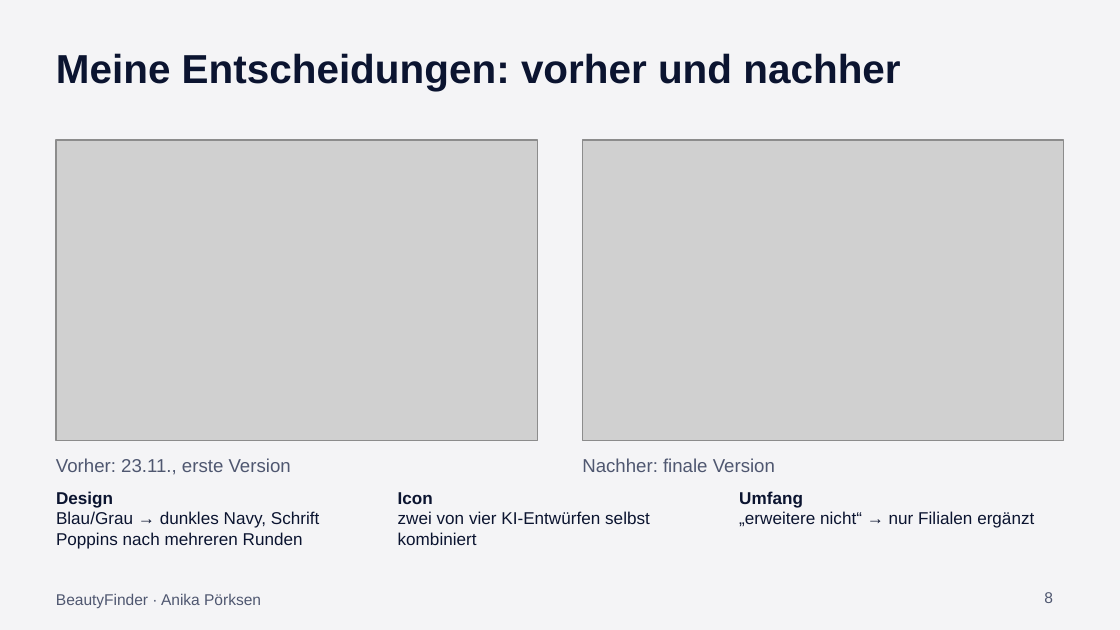
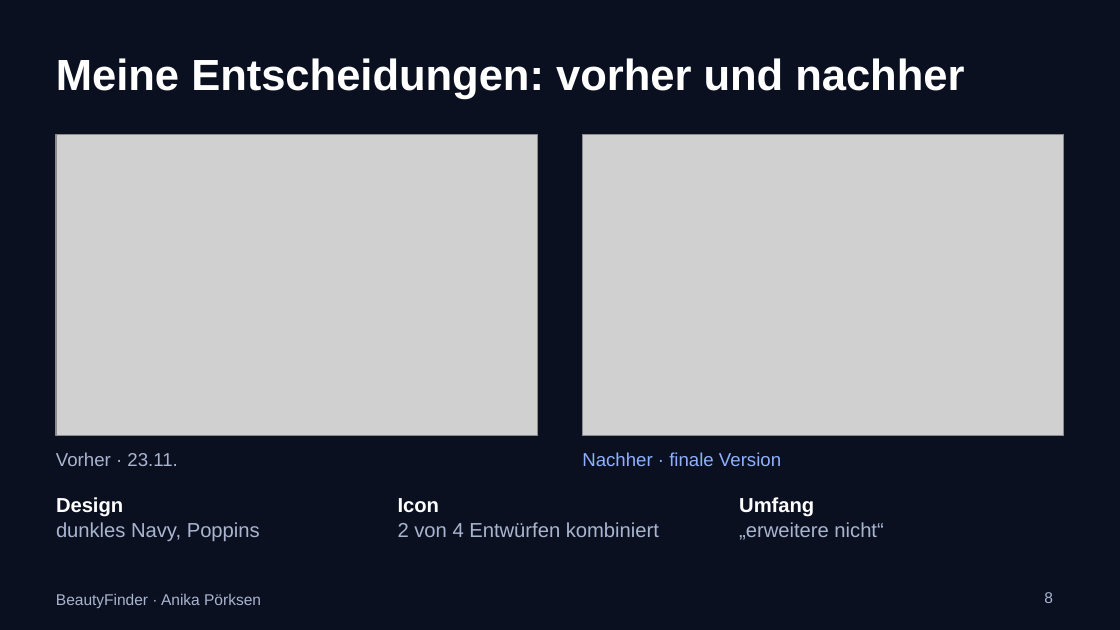
Before and after one commit to anikaprksn/Digitale-WElten, a slide deck: slide 8 of abgabe/Praesentation_BeautyFinder.pptx. Drawn at 1120x630 pixels with LibreOffice and Linux fonts; fonts in the diff are those of the drawing; grey boxes stand for pictures. Boxes give left, top, right and bottom in pixels: in the first picture for what was removed or moved away, otherwise in the second. Text is boxed around its words. In the diff, an @@ line names an element or a change of style, - is before the commit and + after.

```diff
--- a/abgabe/Praesentation_BeautyFinder.pptx
+++ b/abgabe/Praesentation_BeautyFinder.pptx
@@ background #F4F4F6 to #0A1020 @@
@@ text "Meine Entscheidungen: vorher und nachher" at bbox=[56, 58, 964, 99]: size 26 to 28 pt, text colour #0B1430 to #FFFFFF @@
@@ picture: place and size @@
-picture at bbox=[56, 140, 538, 441]
+picture at bbox=[56, 134, 538, 436]
@@ picture: place and size @@
-picture at bbox=[582, 140, 1064, 441]
+picture at bbox=[582, 134, 1064, 436]
@@ text at bbox=[56, 452, 177, 466]: text changed; text colour #4F5770 to #A9B4CF @@
-Vorher: 23.11., erste Version
+Vorher · 23.11.
@@ text at bbox=[582, 452, 781, 466]: text changed; text colour #4F5770 to #8FB0FF @@
-Nachher: finale Version
+Nachher · finale Version
@@ text at bbox=[56, 497, 123, 517]: size 11 to 13 pt, text colour #0B1430 to #FFFFFF in "Design" @@
@@ text at bbox=[398, 498, 439, 513]: size 11 to 13 pt, text colour #0B1430 to #FFFFFF in "Icon" @@
@@ text at bbox=[739, 497, 814, 517]: size 11 to 13 pt, text colour #0B1430 to #FFFFFF in "Umfang" @@
@@ text at bbox=[56, 522, 260, 541]: text changed; size 11 to 13 pt; text colour #0B1430 to #A9B4CF @@
-Blau/Grau → dunkles Navy, Schrift Poppins nach mehreren Runden
+dunkles Navy, Poppins
@@ text at bbox=[398, 522, 659, 537]: text changed; size 11 to 13 pt; text colour #0B1430 to #A9B4CF @@
-zwei von vier KI-Entwürfen selbst kombiniert
+2 von 4 Entwürfen kombiniert
@@ text at bbox=[739, 522, 883, 540]: text changed; size 11 to 13 pt; text colour #0B1430 to #A9B4CF @@
-„erweitere nicht“ → nur Filialen ergänzt
+„erweitere nicht“
@@ text "BeautyFinder · Anika Pörksen" at bbox=[56, 593, 261, 608]: text colour #4F5770 to #A9B4CF @@
@@ page number at bbox=[1044, 592, 1053, 603]: text colour #4F5770 to #A9B4CF @@
```
Also in this commit, not shown: 11 other slides changed.
